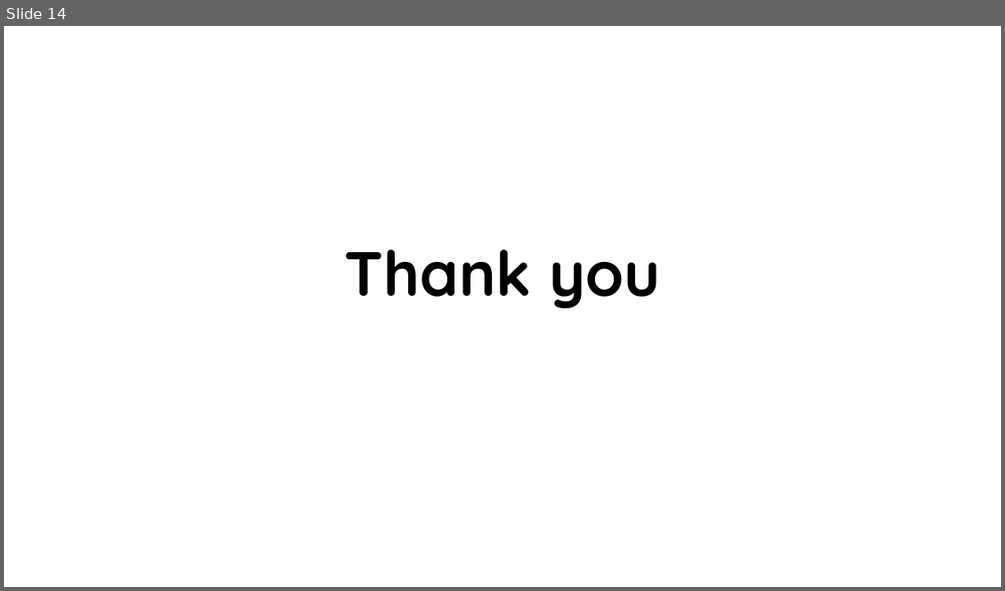
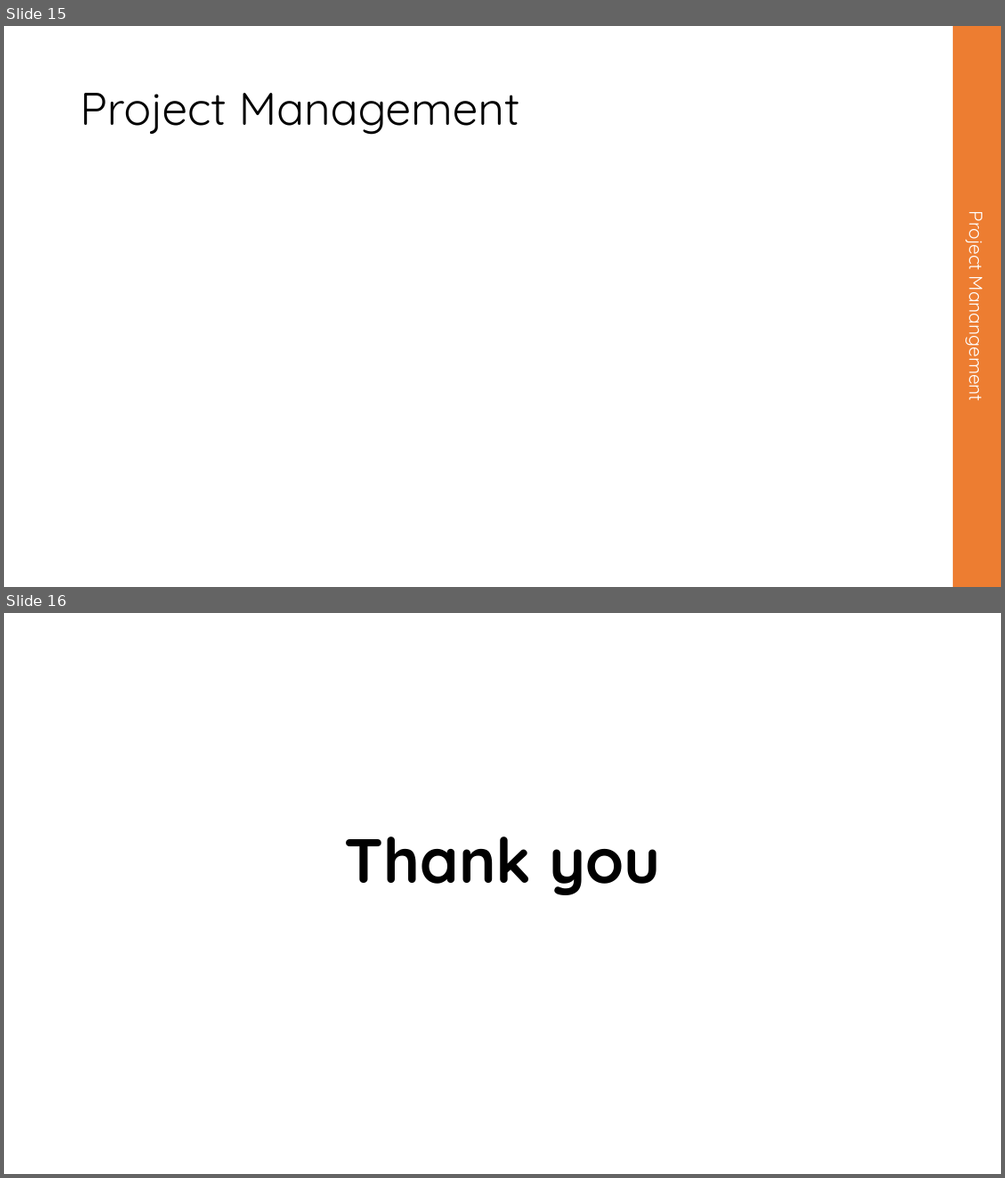
Before and after one commit to Embineer/Embineer, a slide deck: presentation/Autonomous traffic system presentation.pptx. Shown one above the other, each under a label of ours: slide 14 before the commit, slides 15 and 16 after it. The pictures are 1005x591 and 1005x1178 pixels, drawn with LibreOffice and Linux fonts; fonts in the diff are those of the drawing. Boxes give left, top, right and bottom in pixels: in the first picture for what was removed or moved away, otherwise in the second. Text is boxed around its words. In the diff, an @@ line names an element or a change of style, - is before the commit and + after.

```diff
--- a/presentation/Autonomous traffic system presentation.pptx
+++ b/presentation/Autonomous traffic system presentation.pptx
@@ slide 15 added at (4, 26, 1001, 587), background #FFFFFF @@
@@ rectangle added at (953, 26, 1001, 587), fill #ED7D31, 18 pt, text #FFFFFF @@
+Project Manangement
@@ title added at (80, 93, 520, 135), 44 pt, text #000000 @@
+Project Management
@@ what was slide 14 is now slide 16 @@
```
Also in this commit, not shown: 12 slides changed, 1 other slide added, 3 other files.
